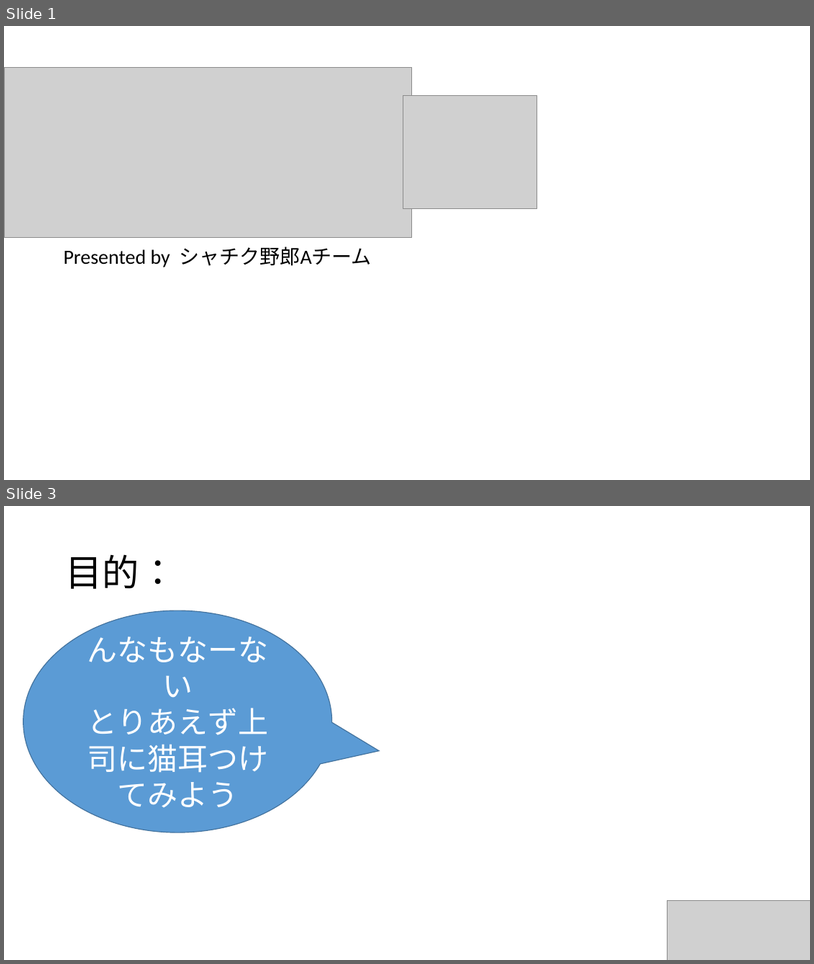
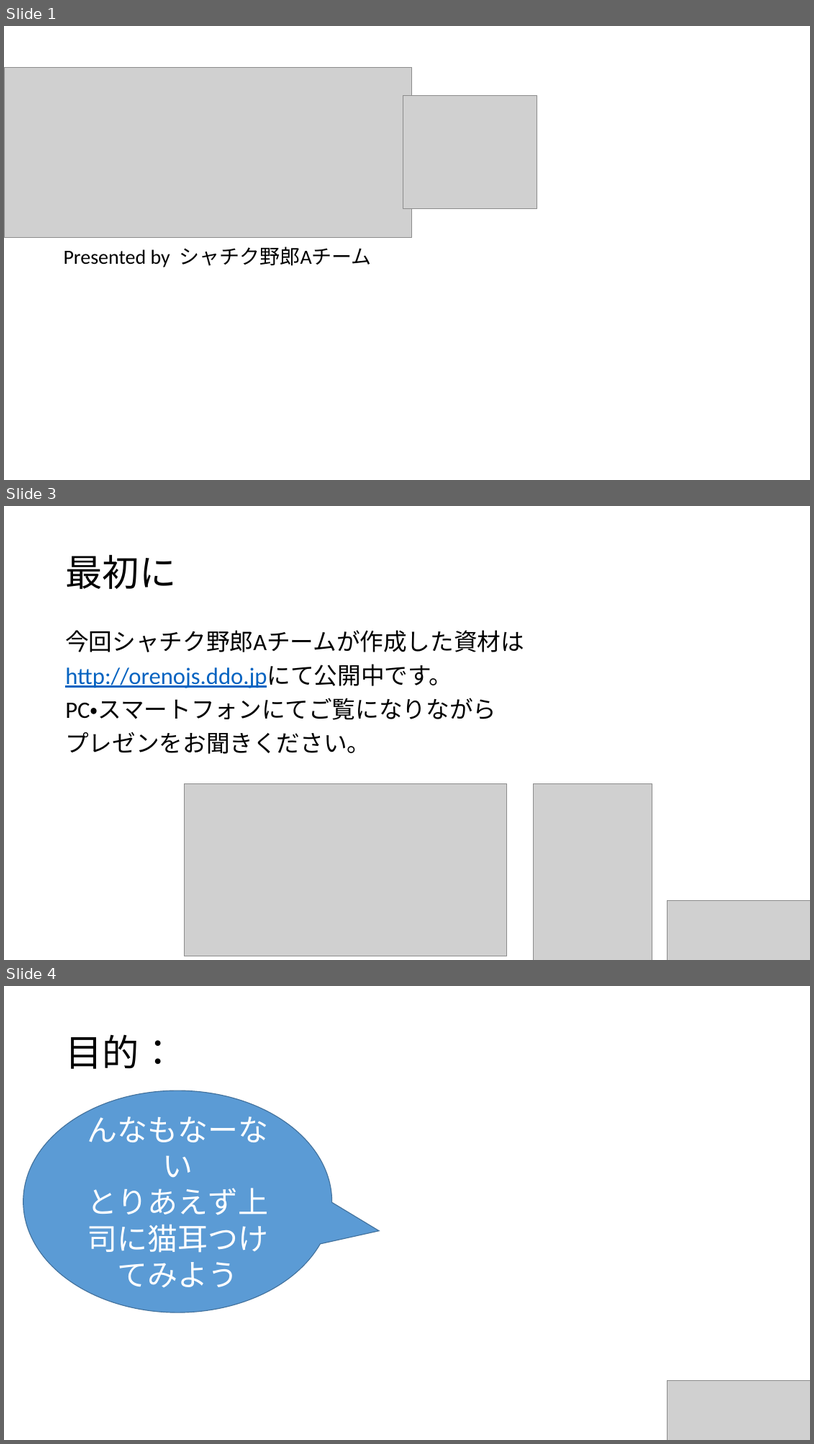
Before and after one commit to knishi0315/syachikua, a slide deck: presn/presen.pptx. Shown one above the other, each under a label of ours: slides 1 and 3 before the commit, slides 1, 3 and 4 after it; the slides between them are not shown. The pictures are 814x964 and 814x1444 pixels, drawn with LibreOffice and Linux fonts; fonts in the diff are those of the drawing; grey boxes stand for pictures; background and template pictures are left out. Boxes give left, top, right and bottom in pixels: in the first picture for what was removed or moved away, otherwise in the second. Text is boxed around its words. In the diff, an @@ line names an element or a change of style, - is before the commit and + after.

```diff
--- a/presn/presen.pptx
+++ b/presn/presen.pptx
@@ slide 3 added at [4,506,810,960], background #FFFFFF @@
@@ title added at [65,555,176,589], 44 pt, text #000000 @@
+最初に
@@ text added at [65,630,525,754], 28 pt, text #000000 @@
+今回シャチク野郎Aチームが作成した資材は
+http://orenojs.ddo.jpにて公開中です。
+PC・スマートフォンにてご覧になりながら
+プレゼンをお聞きください。
@@ picture added at [184,784,507,955] @@
@@ picture added at [533,784,653,960] @@
@@ picture added at [668,901,810,960] @@
@@ what was slide 3 is now slide 4 @@
```
Also in this commit, not shown: 3 slides changed.
